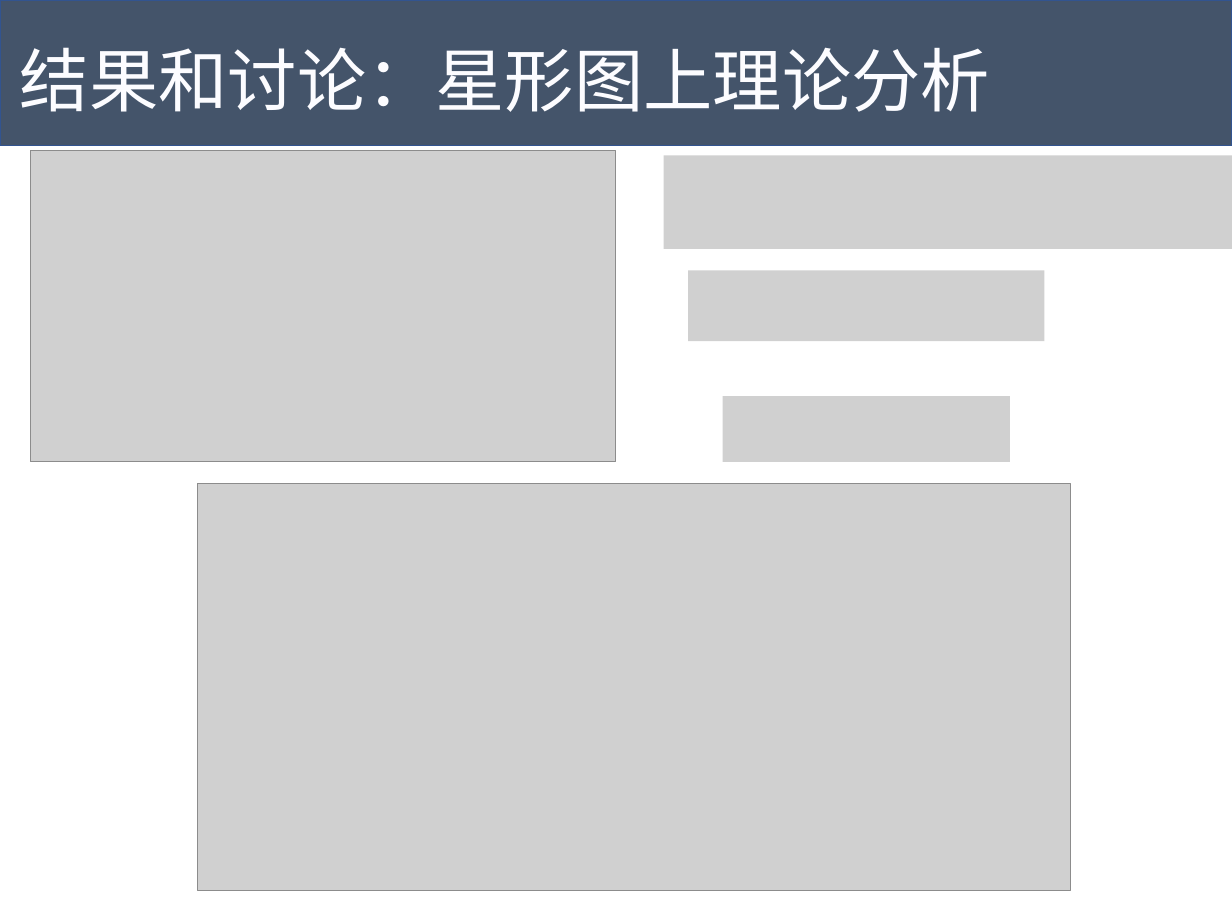
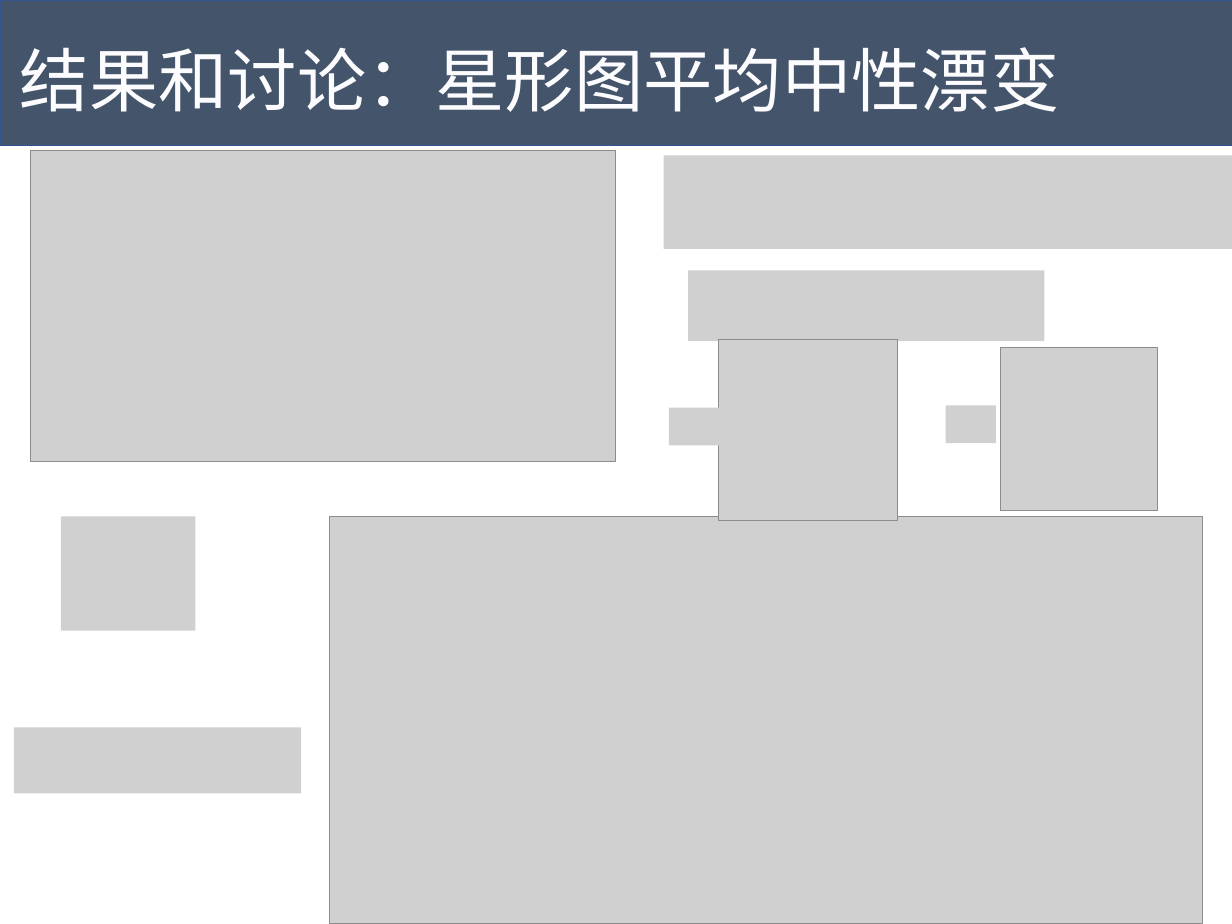
Before and after one commit to Tigerrr07/GNN-tiger, a slide deck: slide 12 of dynamics/pre.pptx (slide 10 before the commit). Drawn at 1232x924 pixels with LibreOffice and Linux fonts; fonts in the diff are those of the drawing; grey boxes stand for pictures. Boxes give left, top, right and bottom in pixels: in the first picture for what was removed or moved away, otherwise in the second. Text is boxed around its words. In the diff, an @@ line names an element or a change of style, - is before the commit and + after.

```diff
--- a/dynamics/pre.pptx
+++ b/dynamics/pre.pptx
@@ text at (x1=20, y1=47, x2=1059, y2=112): text changed @@
-结果和讨论：星形图上理论分析
+结果和讨论：星形图平均中性漂变
@@ picture added at (x1=719, y1=339, x2=897, y2=521) @@
@@ picture added at (x1=1000, y1=348, x2=1158, y2=511) @@
@@ picture added at (x1=669, y1=408, x2=719, y2=445) @@
@@ picture removed at (x1=723, y1=396, x2=1010, y2=462) @@
@@ picture added at (x1=945, y1=406, x2=996, y2=444) @@
@@ picture added at (x1=61, y1=517, x2=195, y2=631) @@
@@ picture moved from (x1=198, y1=483, x2=1070, y2=891) to (x1=330, y1=517, x2=1202, y2=924) @@
@@ picture added at (x1=14, y1=727, x2=301, y2=793) @@
```
Also in this commit, not shown: 7 other slides changed, 3 slides added, 1 other file.
